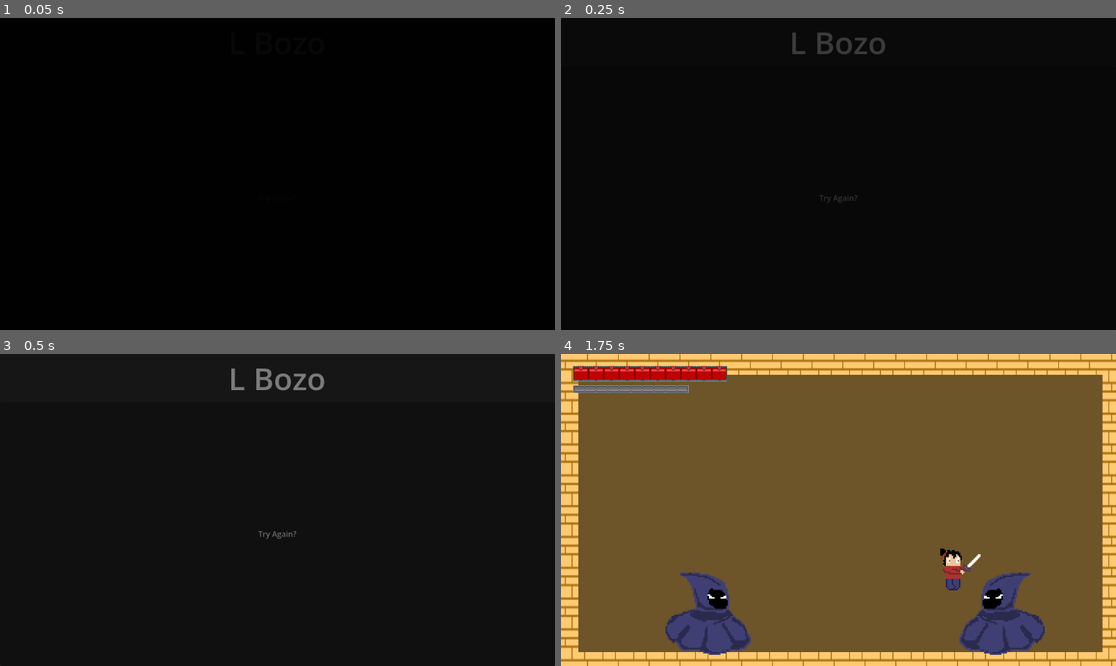
Above: before the commit, frames 1-4 (two rows, left to right).
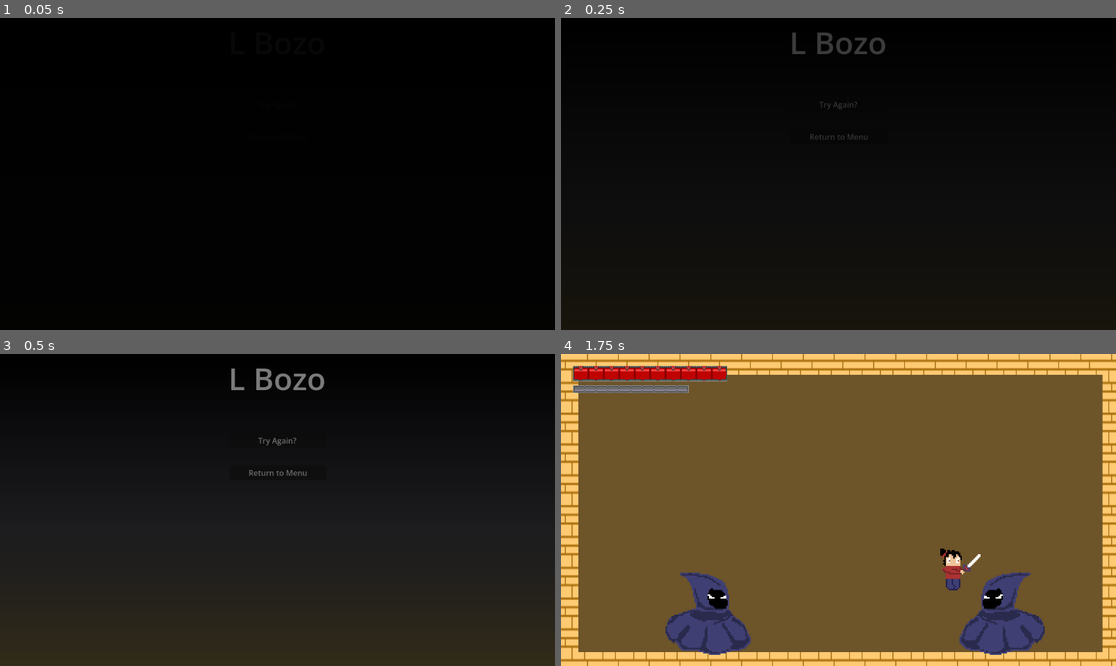
Above: after the commit, the same moments.

Repository: J-Abitria/crimson-jam-26
Game: Godot game, scene res://death_screen.tscn
The game is run twice, just before and just after one commit, with the same random seed, the same clock (stepped at 60 frames per second) and the same inputs. This scene is started directly instead of the project's main scene.
Inputs:
- Up to frame 1 (0.05 s): no input
- Up to frame 2 (0.25 s): no input
- Up to frame 3 (0.5 s): no input
- Up to frame 4 (1.75 s): click "Try Again?" at 0.5 s; hold Right (move_right) from 1.28 s (still down); tap C (activate) at 1.35 s; tap Z (jump) at 1.52 s

The runs differ from the first frame. In frame 2, 0.1% of the frame differs, in the area x 44-56%, y 26-60%; in frame 3, 15%, in the area x 0-100%, y 0-100%; in frame 4, nothing differs.

Commit message:
Updated win screen and death screen.

Diff:
--- /dev/null
+++ b/unleash-beast/Assets/Scripts/menu_button.gd
@@ -0,0 +1,9 @@
+extends Button
+
+
+# Called when the node enters the scene tree for the first time.
+func _ready() -> void:
+	pressed.connect(_on_menu_pressed)
+
+func _on_menu_pressed():
+	get_tree().change_scene_to_file("res://title_screen.tscn")
--- a/unleash-beast/death_screen.tscn
+++ b/unleash-beast/death_screen.tscn
@@ -1,7 +1,16 @@
 [gd_scene format=3 uid="uid://ceokqyyid4sdp"]
 
 [ext_resource type="Script" uid="uid://bwoy1sbuiydwi" path="res://Assets/Scripts/replay_button.gd" id="1_if853"]
+[ext_resource type="Script" uid="uid://cr3f2yx6u2eid" path="res://Assets/Scripts/menu_button.gd" id="2_6bi5g"]
 [ext_resource type="Script" uid="uid://cnhmn5mk78kjf" path="res://Assets/Scripts/fade_in_player.gd" id="2_ex68u"]
+
+[sub_resource type="Gradient" id="Gradient_xfn3p"]
+offsets = PackedFloat32Array(0, 0.57228917, 1)
+colors = PackedColorArray(0, 0, 0, 1, 0.02745098, 0, 0.05882353, 0.23529412, 0.5757943, 0.44113624, 0.039880946, 0.36862746)
+
+[sub_resource type="GradientTexture2D" id="GradientTexture2D_y0ggs"]
+gradient = SubResource("Gradient_xfn3p")
+fill_to = Vector2(0, 1)
 
 [sub_resource type="Animation" id="Animation_if853"]
 length = 0.001
@@ -47,30 +56,42 @@
 grow_horizontal = 2
 grow_vertical = 2
 
-[node name="PanelContainer" type="PanelContainer" parent="." unique_id=1982588030]
-custom_minimum_size = Vector2(1152, 100)
+[node name="Background" type="TextureRect" parent="." unique_id=1599658251]
+layout_mode = 1
+anchors_preset = 15
+anchor_right = 1.0
+anchor_bottom = 1.0
+grow_horizontal = 2
+grow_vertical = 2
+texture = SubResource("GradientTexture2D_y0ggs")
+
+[node name="Label" type="Label" parent="." unique_id=978331541]
 layout_mode = 0
-offset_right = 40.0
-offset_bottom = 40.0
-
-[node name="Label" type="Label" parent="PanelContainer" unique_id=978331541]
-layout_mode = 2
+offset_top = 6.0
+offset_right = 1152.0
+offset_bottom = 94.0
 theme_override_font_sizes/font_size = 64
 text = "L Bozo"
 horizontal_alignment = 1
 vertical_alignment = 1
 
-[node name="PanelContainer2" type="PanelContainer" parent="." unique_id=2092191566]
-custom_minimum_size = Vector2(1152, 548)
+[node name="ReplayButton" type="Button" parent="." unique_id=1233735973]
 layout_mode = 0
-offset_top = 100.0
-offset_right = 40.0
-offset_bottom = 140.0
-
-[node name="ReplayButton" type="Button" parent="PanelContainer2" unique_id=1233735973]
-layout_mode = 2
+offset_left = 476.0
+offset_top = 164.0
+offset_right = 676.0
+offset_bottom = 195.0
 text = "Try Again?"
 script = ExtResource("1_if853")
+
+[node name="MenuButton" type="Button" parent="." unique_id=928939015]
+layout_mode = 0
+offset_left = 477.0
+offset_top = 231.0
+offset_right = 677.0
+offset_bottom = 262.0
+text = "Return to Menu"
+script = ExtResource("2_6bi5g")
 
 [node name="Fade" type="CanvasLayer" parent="." unique_id=1244214994]
 
--- /dev/null
+++ b/unleash-beast/win_scene.tscn
@@ -0,0 +1,68 @@
+[gd_scene format=3 uid="uid://588n6tk07bcp"]
+
+[ext_resource type="Script" uid="uid://bwoy1sbuiydwi" path="res://Assets/Scripts/replay_button.gd" id="1_akwf7"]
+[ext_resource type="Script" uid="uid://cr3f2yx6u2eid" path="res://Assets/Scripts/menu_button.gd" id="2_2cral"]
+
+[sub_resource type="Gradient" id="Gradient_xfn3p"]
+offsets = PackedFloat32Array(0, 0.57228917, 1)
+colors = PackedColorArray(0, 0, 0, 1, 0.02745098, 0, 0.05882353, 0.23529412, 0.5757943, 0.44113624, 0.039880946, 0.36862746)
+
+[sub_resource type="GradientTexture2D" id="GradientTexture2D_5wgki"]
+gradient = SubResource("Gradient_xfn3p")
+fill_to = Vector2(0, 1)
+
+[node name="Control" type="Control" unique_id=1679819944]
+layout_mode = 3
+anchors_preset = 15
+anchor_right = 1.0
+anchor_bottom = 1.0
+grow_horizontal = 2
+grow_vertical = 2
+
+[node name="Background" type="TextureRect" parent="." unique_id=1508068971]
+layout_mode = 1
+anchors_preset = 15
+anchor_right = 1.0
+anchor_bottom = 1.0
+grow_horizontal = 2
+grow_vertical = 2
+texture = SubResource("GradientTexture2D_5wgki")
+
+[node name="Label" type="Label" parent="." unique_id=262456989]
+layout_mode = 1
+anchors_preset = 5
+anchor_left = 0.5
+anchor_right = 0.5
+offset_left = -158.0
+offset_top = 18.0
+offset_right = 122.0
+offset_bottom = 106.0
+grow_horizontal = 2
+theme_override_font_sizes/font_size = 64
+text = "You Win!"
+
+[node name="Button" type="Button" parent="." unique_id=2085297360]
+layout_mode = 1
+anchors_preset = 5
+anchor_left = 0.5
+anchor_right = 0.5
+offset_left = -116.0
+offset_top = 203.0
+offset_right = 84.0
+offset_bottom = 234.0
+grow_horizontal = 2
+text = "Play Again"
+script = ExtResource("1_akwf7")
+
+[node name="Button2" type="Button" parent="." unique_id=1313557179]
+layout_mode = 1
+anchors_preset = 5
+anchor_left = 0.5
+anchor_right = 0.5
+offset_left = -114.0
+offset_top = 267.0
+offset_right = 86.0
+offset_bottom = 298.0
+grow_horizontal = 2
+text = "Return to Menu"
+script = ExtResource("2_2cral")
Not shown, added: unleash-beast/Assets/Scripts/menu_button.gd.uid
